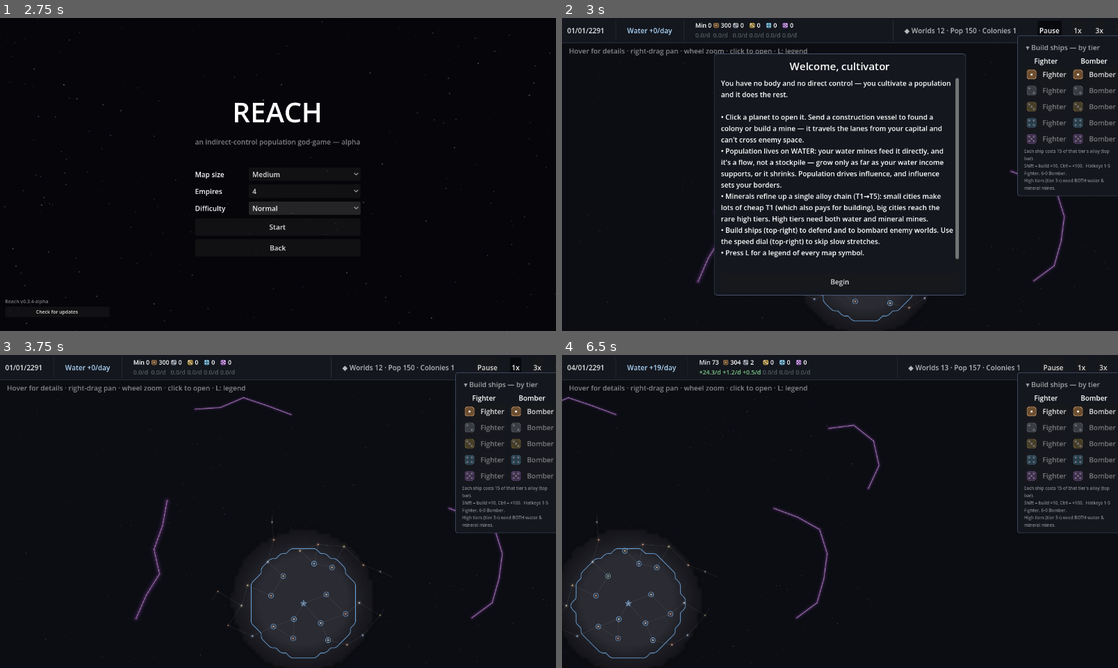
Above: before the commit, frames 1-4 (two rows, left to right).
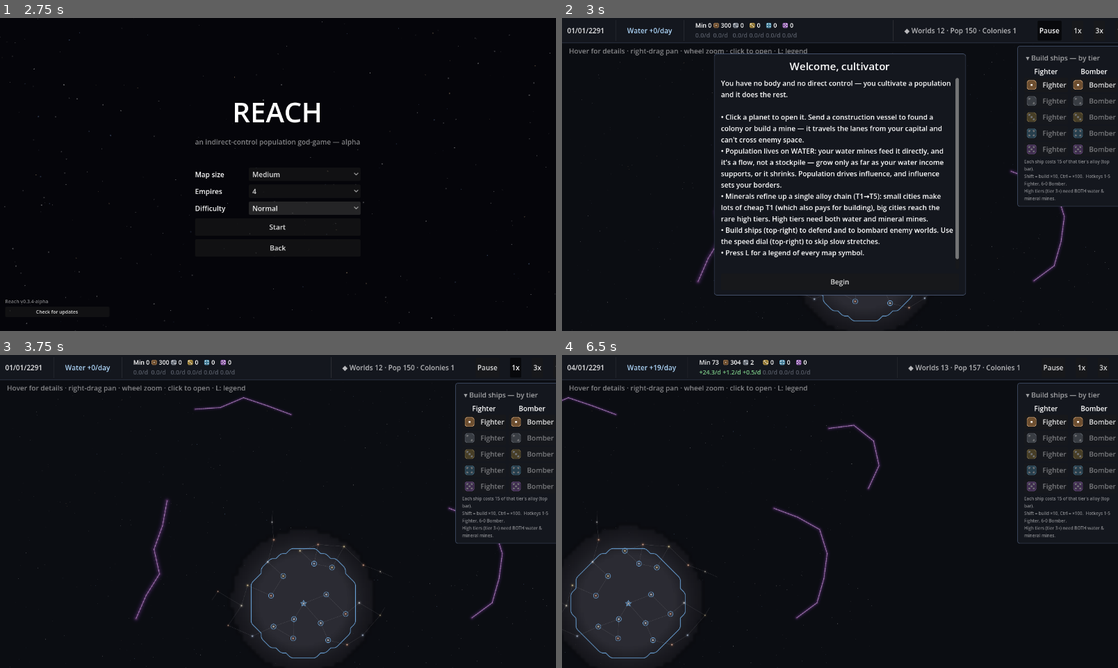
Above: after the commit, the same moments.

Repository: evyatarmitz/reach
Game: Godot game, scene res://menu/menu.tscn
Same seed, same stepped clock (60 frames per second), same inputs: the game is played once before the commit and once after it.
Inputs (mouse positions are in pixels of both pictures, inside the frame that each line leads up to):
- Up to frame 1 (2.75 s): click "New Game" at 0.5 s; click "Normal" at 1.25 s; click "Normal" at 2 s
- Up to frame 2 (3 s): click "Start" at 2.75 s
- Up to frame 3 (3.75 s): click "Begin" at 3.5 s
- Up to frame 4 (6.5 s): click "1x" at 4.25 s; click "3x" at 5 s; tap Enter at 5.75 s; move the mouse to (962, 495) at 5.77 s; hold Right from 5.78 s (still down); hold Ctrl from 5.78 s (still down); click (962, 495) at 5.92 s; tap Space at 6.02 s

Frame 1 is identical in both runs. In frame 2, 2.9% of the frame differs, in the area x 81-100%, y 5-61%; in frame 3, 2.9%; in frame 4, 3.0%, in the area x 1-100%, y 5-90%.

Commit message:
Round 3 screenshot polish: storm shadow, star labels, shipyard
Three fixes from the latest map review:

1. Storm dark edge now CURVES with the band. The storm punches VR=0 into the
   fog, which is sampled on a coarse grid, so its dark edge staircased while the
   storm body curved. Lay a smooth navy shadow band (quadratic-soft glow discs,
   same deep-space navy as the backdrop) down the storm's actual spine before
   the violet haze, recolouring that jagged fog edge into a curve that follows
   the storm. Kept near the storm's own footprint so it curves the existing
   shadow rather than adding new black.

2. Star labels/symbols no longer collide with the owner ring or each other. The
   ring scales up to ~1.7x with population (a capital's star ring is widest at
   15*sscale), but name/count/badges/resource-glyph used fixed offsets, so they
   cut through the ring on big capitals. New _label_drop() tracks the same scale;
   badges tuck just above the ring, the colony count sits just outside it, and
   the name + hover row + always-show glyph drop below it — all derived from the
   ring radius.

3. Shipyard no longer overlaps the top stats bar. Its top was a hard 40px, which
   overlapped a taller bar; now it docks below the bar's real bottom (via
   _dock_top_labels, which also re-docks the selection panel under it).

Render/UI-only; no sim change. All 39 tests + determinism pass. Autoshots
regenerated.

Diff:
--- a/desktop/game/main.gd
+++ b/desktop/game/main.gd
@@ -1349,6 +1349,14 @@
 		var pts: PackedVector2Array = an.pts
 		var ar: float = an.r
 		var band: PackedVector2Array = _storm_bands[ai]
+		# The storm punches VR=0 into the fog, and that fog is sampled on a coarse grid, so
+		# its dark edge staircases while the storm body curves — an ugly blocky shadow. Lay
+		# a smooth navy shadow band down the ACTUAL spine first (quadratic-soft glow discs,
+		# same deep-space navy as the backdrop): it recolours that jagged fog edge into a
+		# curve that follows the storm, before the violet haze paints over it. Kept near the
+		# storm's own footprint so it curves the existing shadow rather than growing it.
+		for c in band:
+			_draw_glow(c, ar * 1.30, Color(0.05, 0.055, 0.08, 0.6))
 		# Nebula body: layered soft discs down the spine, from a wide cool indigo breath
 		# inward to a warm magenta core. Overlapping glows accumulate toward the centre,
 		# so the storm reads as a turbulent charged cloud with depth — not a flat sausage.
@@ -1425,23 +1433,29 @@
 					spop += pcol.population
 			var sscale: float = 1.0 + clampf(spop / 2500.0, 0.0, 1.0) * 0.7
 			_draw_star(sys.map_pos, _star_color(sys.id), 1.0, sscale)
+			# Ring radius drives where every label/symbol nests — a capital's star ring is
+			# the widest (15*sscale). All offsets below derive from it so nothing collides
+			# with the ring (or each other) as the star scales up with population.
+			var ring_r: float = (15.0 if capitals.has(sys.id) else 13.0) * sscale
+			var label_y: float = 15.0 * sscale + 12.0   # clears even the widest (capital) ring
+			# Structure badges tuck just ABOVE the ring, scaled to clear it.
 			_draw_structure_badges(sys.map_pos, sys.depot_empire_id,
 				sys.obs_post_empire_id, sys.imperial_empire_id, sys.imperial_level,
-				sys.citadel_empire_id)
+				sys.citadel_empire_id, -(15.0 * sscale + 8.0))
 			var owner: int = _system_owner.get(sys.id, -1)
 			if owner != -1:
 				# A capital's owner ring is drawn as a 5-point STAR outline instead of a
 				# circle — the seat of the empire reads at a glance, no floating glyph.
 				if capitals.has(sys.id):
-					_draw_capital_ring(sys.map_pos, sim.empires[owner].color, 15.0 * sscale)
+					_draw_capital_ring(sys.map_pos, sim.empires[owner].color, ring_r)
 				else:
-					draw_arc(sys.map_pos, 13.0 * sscale, 0.0, TAU, 40,
+					draw_arc(sys.map_pos, ring_r, 0.0, TAU, 40,
 						sim.empires[owner].color, 2.0, true)
 			if _galaxy_cam_zoom >= LABEL_ZOOM:
-				if cc > 0:
-					draw_string(font, sys.map_pos + Vector2(14.0, -12.0), str(cc),
-						HORIZONTAL_ALIGNMENT_LEFT, -1, 11, Color(0.55, 0.85, 0.6))
-				_draw_name(font, sys.map_pos + Vector2(-60.0, 26.0), sys.name,
+				if cc > 0:   # colony count sits just OUTSIDE the ring, upper-right
+					draw_string(font, sys.map_pos + Vector2(ring_r + 4.0, -ring_r * 0.35),
+						str(cc), HORIZONTAL_ALIGNMENT_LEFT, -1, 11, Color(0.55, 0.85, 0.6))
+				_draw_name(font, sys.map_pos + Vector2(-60.0, label_y), sys.name,
 					Color(1, 1, 1, 0.85))
 		else:
 			# Explored but out of VR: dim star + the frozen last-seen snapshot
@@ -1466,7 +1480,7 @@
 		# Setting: draw this system's deposit glyph always (not just on hover). The
 		# hovered system already shows the full symbol row, so skip it here.
 		if _always_show_resources and sys.id != _hover_system:
-			_draw_resource_hint(sys, live)
+			_draw_resource_hint(sys, live, _label_drop(sys) + 16.0)
 
 	# Combat indicators (for systems the player can see): a LIVE battle or bombardment
 	# pulses persistently and distinctly; recently-ended combat leaves a fading
@@ -1834,8 +1848,23 @@
 # owner-coloured icons just above the star. Laid out by count so 1-3 badges never
 # collide (the old per-structure fixed offsets sat on different baselines and could
 # overlap). Each icon is deliberately distinct: crate / eye / crown.
+# Vertical drop (below a system's centre) at which its name / symbol row should sit, so
+# labels always clear the population-scaled owner ring instead of cutting through it. The
+# ring grows up to ~1.7x with population (and a capital's star ring is the widest at
+# 15*sscale), so a fixed offset collided on big capitals — this tracks the same scale.
+func _label_drop(sys: StarSystem) -> float:
+	var spop := 0.0
+	for pid in sys.planet_ids:
+		var pcol: Colony = sim.planets[pid].colony
+		if pcol != null:
+			spop += pcol.population
+	var sscale: float = 1.0 + clampf(spop / 2500.0, 0.0, 1.0) * 0.7
+	return 15.0 * sscale + 12.0
+
+
 func _draw_structure_badges(center: Vector2, depot_id: int, obs_id: int,
-		imperial_id: int, imperial_level: int, citadel_id: int = -1) -> void:
+		imperial_id: int, imperial_level: int, citadel_id: int = -1,
+		y_off: float = -20.0) -> void:
 	var badges: Array = []
 	if depot_id != -1:
 		badges.append(["depot", sim.empires[depot_id].color, 0])
@@ -1849,7 +1878,7 @@
 		return
 	var gap := 10.0
 	var x0: float = center.x - (badges.size() - 1) * gap * 0.5
-	var y: float = center.y - 20.0
+	var y: float = center.y + y_off
 	for i in badges.size():
 		var p := Vector2(x0 + i * gap, y)
 		var col: Color = badges[i][1]
@@ -1936,7 +1965,9 @@
 	var depot_owner: int = sys.depot_empire_id if live else snap.get("depot", -1)
 	var n := pids.size() + (1 if depot_owner != -1 else 0)
 	var step := 15.0
-	var start := sys.map_pos + Vector2(-(n - 1) * step * 0.5, 30.0)
+	# Drop the row below the name (which itself clears the scaled ring), so the hovered
+	# system's symbols never sit on its ring or its name — worst on a big capital.
+	var start := sys.map_pos + Vector2(-(n - 1) * step * 0.5, _label_drop(sys) + 16.0)
 	var i := 0
 	for pid in pids:
 		var p: Planet = sim.planets[pid]
@@ -1979,7 +2010,7 @@
 # Compact per-system deposit glyph for the "always show resources" setting: just the
 # water/gem shape (mined = colour, untapped = greyscale) centred below the star, no
 # colony/depot row. Uses live mine state in VR, else the last-seen snapshot.
-func _draw_resource_hint(sys: StarSystem, live: bool) -> void:
+func _draw_resource_hint(sys: StarSystem, live: bool, drop: float = 26.0) -> void:
 	var snap_planets: Dictionary = _stale.get(sys.id, {}).get("planets", {})
 	for pid in sys.planet_ids:
 		var p: Planet = sim.planets[pid]
@@ -1989,7 +2020,7 @@
 		var has_mine: bool = p.has_mine() if live else pinfo.get("mine", false)
 		var mine_owner: int = p.mine_empire_id if live else pinfo.get("mine_owner", -1)
 		var mined: bool = has_mine and mine_owner != -1
-		var c: Vector2 = sys.map_pos + Vector2(0.0, 26.0)
+		var c: Vector2 = sys.map_pos + Vector2(0.0, drop)
 		if p.deposit_type == SimConstants.Deposit.WATER:
 			_draw_water_drop(c, mined)
 		else:
@@ -2461,7 +2492,10 @@
 	sp.anchor_right = 1.0
 	sp.offset_left = -232.0
 	sp.offset_right = -12.0
-	sp.offset_top = 40.0
+	# Sit below the top stats bar's REAL bottom — a hard 40px overlapped a taller bar.
+	# _dock_top_labels re-syncs this once the bar's true height settles (and on resize).
+	sp.offset_top = (top_bar.size.y + 6.0) if (top_bar != null and top_bar.size.y > 0.0) \
+		else 48.0
 	# Dock the selection panel just under the shipyard's ACTUAL bottom, and keep it there
 	# if the shipyard ever re-lays-out (font/DPI change) — no brittle hard-coded height.
 	sp.resized.connect(_dock_selection_panel)
@@ -2555,6 +2589,11 @@
 		hint_label.position = Vector2(16.0, y)
 	if event_label != null:
 		event_label.position = Vector2(16.0, y + 24.0)
+	# Same for the top-right shipyard: keep its top under the bar's real bottom, then
+	# re-dock the selection panel beneath it (its top is derived from the shipyard's).
+	if ship_panel != null:
+		ship_panel.offset_top = y
+		_dock_selection_panel()
 
 
 func _on_colonize() -> void:
